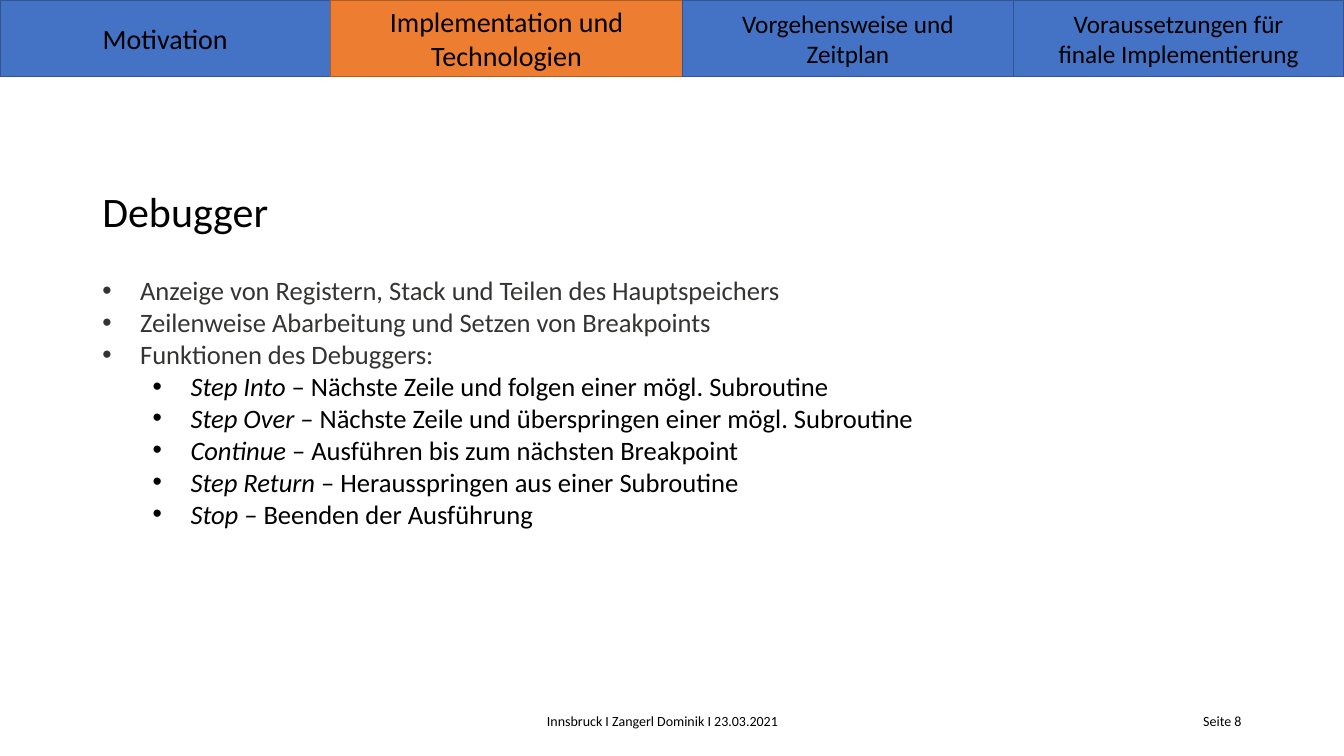
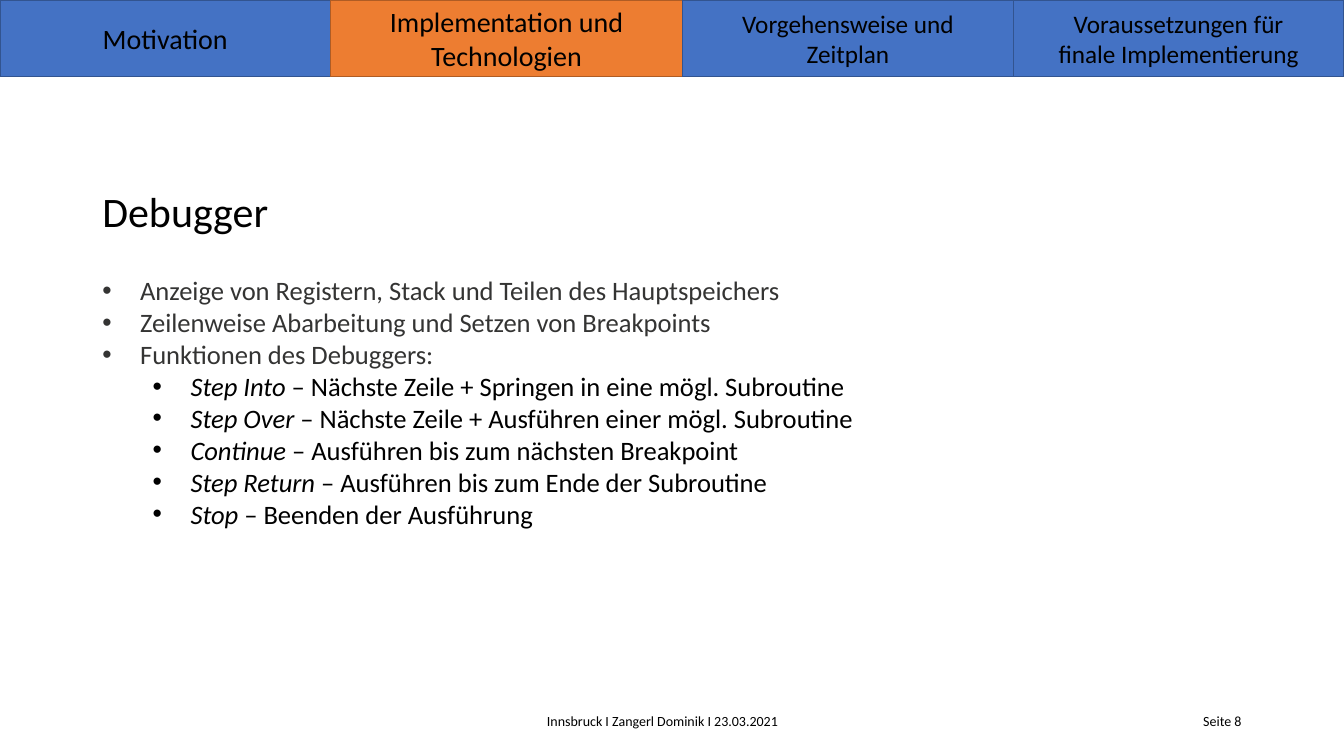
Before and after one commit to Koro95/ARM-Simulator, a slide deck: slide 8 of Latex/Initialpraesentation_Zangerl_Dominik.pptx. Drawn at 1344x756 pixels with LibreOffice and Linux fonts; fonts in the diff are those of the drawing; background and template pictures are left out. Boxes give left, top, right and bottom in pixels: in the first picture for what was removed or moved away, otherwise in the second. Text is boxed around its words. In the diff, an @@ line names an element or a change of style, - is before the commit and + after.

```diff
--- a/Latex/Initialpraesentation_Zangerl_Dominik.pptx
+++ b/Latex/Initialpraesentation_Zangerl_Dominik.pptx
@@ subtitle at [191, 377, 853, 433]: text changed @@
-  • Step Into – Nächste Zeile und folgen einer mögl. Subroutine
-  • Step Over – Nächste Zeile und überspringen einer mögl. Subroutine
+  • Step Into – Nächste Zeile + Springen in eine mögl. Subroutine
+  • Step Over – Nächste Zeile + Ausführen einer mögl. Subroutine
@@ subtitle at [191, 473, 767, 497]: text changed @@
-  • Step Return – Herausspringen aus einer Subroutine
+  • Step Return – Ausführen bis zum Ende der Subroutine
```
Also in this commit, not shown: 3 other slides changed, 9 other files.
